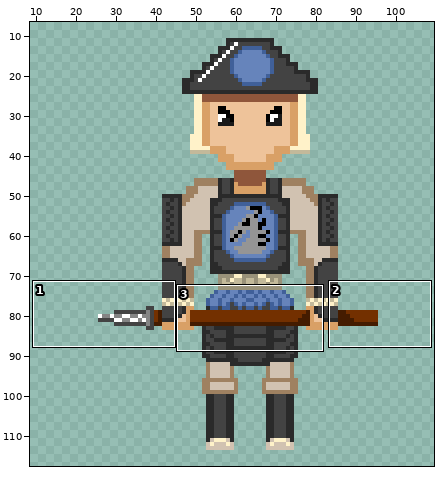
A sprite sheet gets an edit: assets/entities/enemies/npc dragon ashigaru_alert.png. The first picture is a wide view before the edit; the outline marks the close-up.
Close-up. As it was:
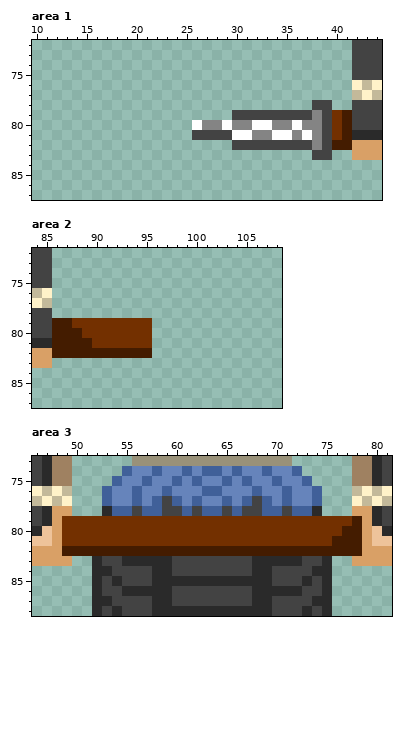
The file is 128x128 pixels. Colours within 5 levels of each other are drawn and written as one. Shown: area 1: x 10..44, y 72..87; area 2: x 84..108, y 72..87; area 3: x 46..81, y 73..88. The wide view leaves out empty margins.
Once edited:
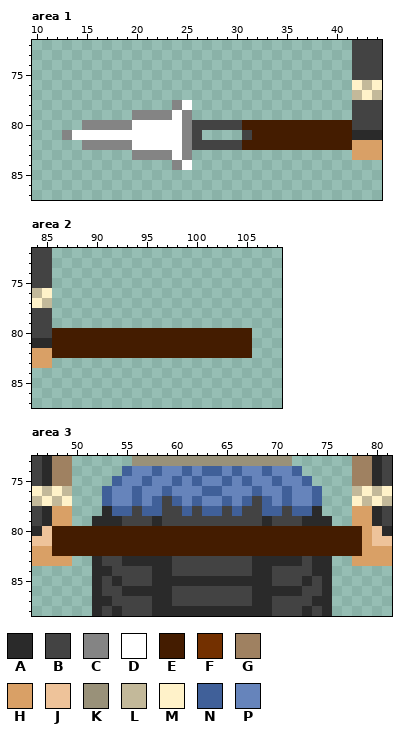
Palette (. is transparent): A #2a2a2a  B #434343  C #848484  D #ffffff  E #441c00  F #733000  G #9f8161  H #d9a066  J #eec39a  K #999179  L #c3b99a  M #fff2c9  N #406099  P #6684bb
The edit:
Area 1:
The edit adds colour B in row 82 at x 26 to 29.
Colour C gives way to colour B in row 80 at x 27 to 28 and 30.
Colour D gives way to colour B in row 80 at x 26 and 29; in row 81 at x 31.
The edit adds colour C in row 78 at x 24; in row 79 at x 20 to 23 and 25; in row 80 at x 15 to 19 and 25; in row 81 at x 13 and 25; in row 82 at x 15 to 19 and 25; in row 83 at x 20 to 23 and 25.
The edit adds colour C in row 84 at x 24.
The edit adds colour D in row 78 at x 25; in row 79 at x 24; in row 80 at x 20 to 24; in row 81 at x 14 to 24; in row 82 at x 20 to 24; in row 83 at x 24.
The edit adds colour D in row 84 at x 25.
Colour B gives way to colour E in rows 80 to 81 at x 39; in row 82 at x 31 to 37 and 39.
Colour C gives way to colour E in row 80 at x 31, 34 to 35 and 37 to 38; in row 81 at x 32 to 33, 36 and 38; in row 82 at x 38.
Colour D gives way to colour E in row 80 at x 32 to 33 and 36; in row 81 at x 34 to 35 and 37.
Colour F gives way to colour E in rows 80 to 81 at x 40.
Colour B is gone in row 78 at x 38 to 39; in row 79 at x 30 to 37 and 39; in row 81 at x 27 to 29; in row 83 at x 38 to 39.
Colour C is gone in row 79 at x 38.
Colour D is gone in row 81 at x 30.
Colour E is gone in row 79 at x 41.
Colour F is gone in row 79 at x 40.
Area 2:
The edit adds colour E in rows 80 to 82 at x 96 to 105.
Colour F gives way to colour E in row 80 at x 89 to 95; in row 81 at x 90 to 95.
Colour E is gone in row 79 at x 86 to 87.
Colour F is gone in row 79 at x 88 to 95.
Area 3:
Colour B gives way to colour A in row 83 at x 74.
Colour F gives way to colour A in row 79 at x 52 to 54, 58, 69 and 73 to 75.
Colour F gives way to colour B in row 79 at x 55 to 57, 59 to 68 and 70 to 72.
Colour F gives way to colour E in row 80 at x 49 to 76; in row 81 at x 49 to 75.
Colour H gives way to colour E in rows 80 to 82 at x 48.
Colour E gives way to colour H in row 79 at x 78.
Colour F gives way to colour H in row 79 at x 49.
Colour F is gone in row 79 at x 50 to 51 and 76 to 77.
Pixel boxes of the changes (left, top, right, bottom) in both close-ups:
changed: (62, 100, 352, 170)
changed: (52, 318, 252, 358)
changed: (52, 516, 362, 566)
